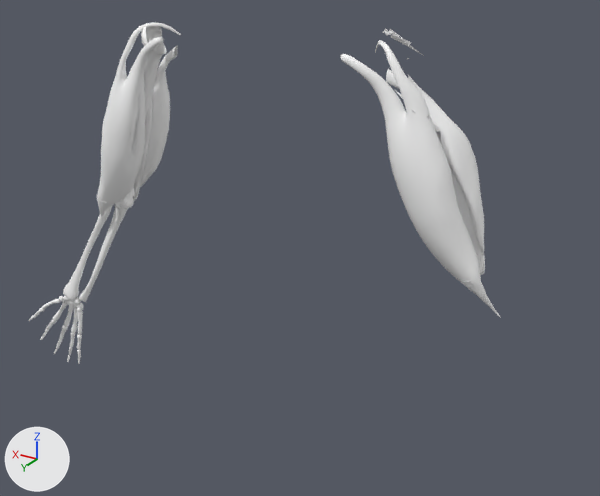
One commit to the glTF model fitnessweb.client/public/Armanimation.glb: the scene before it, then after it.
Rendered twice from a 50 mm camera at (0.545, 1.037, 1.68) aimed at (1.123, 0.075, 1.199). The axes (+X, +Y, +Z) are drawn at lower left. The lights are the same throughout. Where no turn or scale is listed for an object, it has been applied to the vertices.

Objects in the first picture: 'forearm.L.B', 'geometry_ccaeb8dc_2f42_4a19_b347_eaaedf105d29.003', 'geometry_ccaeb8dc_2f42_4a19_b347_eaaedf105d29.011', 'upper_arm.L.B'.
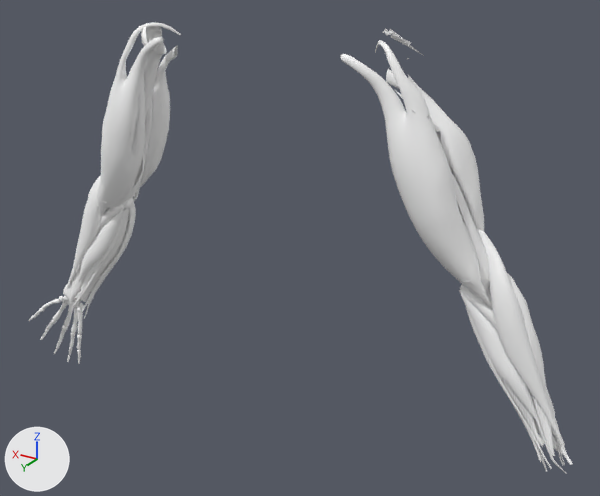
Diff of the bpy script that builds the scene:
```diff
--- a/fitnessweb.client/public/Armanimation.glb.py
+++ b/fitnessweb.client/public/Armanimation.glb.py
@@ mat_arms_010 @@
+mat_arms_010 = bpy.data.materials.new('arms.010')
+mat_arms_010.use_nodes = True; mat_arms_010.node_tree.nodes.clear()
+_N = mat_arms_010.node_tree.nodes; _L = mat_arms_010.node_tree.links
+n0 = _N.new('ShaderNodeBsdfPrincipled'); n0.name = 'Principled BSDF'
+n1 = _N.new('ShaderNodeOutputMaterial'); n1.name = 'Material Output'
+n2 = _N.new('ShaderNodeVertexColor'); n2.name = 'Color Attribute'
+_L.new(n0.outputs[0], n1.inputs[0])  # 'BSDF' to 'Surface'
+_L.new(n2.outputs[0], n0.inputs[0])  # 'Color' to 'Base Color'
@@ mat_arms_022 @@
+mat_arms_022 = bpy.data.materials.new('arms.022')
+mat_arms_022.use_nodes = True; mat_arms_022.node_tree.nodes.clear()
+_N = mat_arms_022.node_tree.nodes; _L = mat_arms_022.node_tree.links
+n0 = _N.new('ShaderNodeBsdfPrincipled'); n0.name = 'Principled BSDF'
+n1 = _N.new('ShaderNodeOutputMaterial'); n1.name = 'Material Output'
+n2 = _N.new('ShaderNodeVertexColor'); n2.name = 'Color Attribute'
+_L.new(n0.outputs[0], n1.inputs[0])  # 'BSDF' to 'Surface'
+_L.new(n2.outputs[0], n0.inputs[0])  # 'Color' to 'Base Color'
@@ ob_geometry_ccaeb8dc_2f42_4a19_b347_eaaedf105d29_015 @@
+ob_geometry_ccaeb8dc_2f42_4a19_b347_eaaedf105d29_015 = bpy.data.objects.new('geometry_ccaeb8dc_2f42_4a19_b347_eaaedf105d29.015', me_geometry_ccaeb8dc_2f42_4a19_b347_eaaedf105d29_015)  # 546 vertices, 992 faces; spans x -0.513..0.127, y -0.019..0.018, z -0.268..-0.076; in mat_arms_005 (white #ffffff)
+ob_geometry_ccaeb8dc_2f42_4a19_b347_eaaedf105d29_015.location = (1.336, 0.118, 1.465)
@@ ob_protanor_teres @@
+ob_protanor_teres = bpy.data.objects.new('Protanor teres', me_geometry_ccaeb8dc_2f42_4a19_b347_eaaedf105d29_007)  # 251 vertices, 458 faces; spans x -0.565..0.179, y -0.018..0.004, z -0.335..-0.242; in mat_arms_008 (white #ffffff)
+ob_protanor_teres.location = (1.336, 0.118, 1.465)
@@ ob_flexors @@
+ob_flexors = bpy.data.objects.new('Flexors', me_geometry_ccaeb8dc_2f42_4a19_b347_eaaedf105d29_060)  # 2305 vertices, 4256 faces; spans x -0.636..0.234, y -0.045..0.01, z -0.478..-0.226
+ob_flexors.location = (1.336, 0.118, 1.465)
@@ ob_extensors @@
+ob_extensors = bpy.data.objects.new('Extensors', me_geometry_ccaeb8dc_2f42_4a19_b347_eaaedf105d29_070)  # 2864 vertices, 5434 faces; spans x -0.64..0.254, y -0.047..0.003, z -0.491..-0.204
+ob_extensors.location = (1.336, 0.118, 1.465)
@@ ob_brachioradialis @@
+ob_brachioradialis = bpy.data.objects.new('Brachioradialis', me_geometry_ccaeb8dc_2f42_4a19_b347_eaaedf105d29_026)  # 1199 vertices, 2279 faces; spans x -0.633..0.247, y -0.025..0.013, z -0.442..-0.17; in mat_arms_009 (white #ffffff)
+ob_brachioradialis.location = (1.336, 0.118, 1.465)
@@ ob_abductor_pollicis_longus @@
+ob_abductor_pollicis_longus = bpy.data.objects.new('Abductor pollicis longus', me_geometry_ccaeb8dc_2f42_4a19_b347_eaaedf105d29_054)  # 294 vertices, 560 faces; spans x -0.617..0.231, y -0.034..-0.012, z -0.423..-0.307; in mat_arms_020 (white #ffffff)
+ob_abductor_pollicis_longus.location = (1.336, 0.118, 1.465)
```

Pixel boxes (x1, y1, x2, y2) of what changed, in the pictures (600 x 496 px):
'Flexors', added: after (69, 204, 567, 474)
'Brachioradialis', added: after (67, 175, 566, 453)
'geometry_ccaeb8dc_2f42_4a19_b347_eaaedf105d29.015', added: after (109, 154, 490, 299)
'Extensors', added: after (79, 273, 573, 472)
'Protanor teres', added: after (96, 204, 497, 331)
'Abductor pollicis longus', added: after (547, 392, 559, 430)
